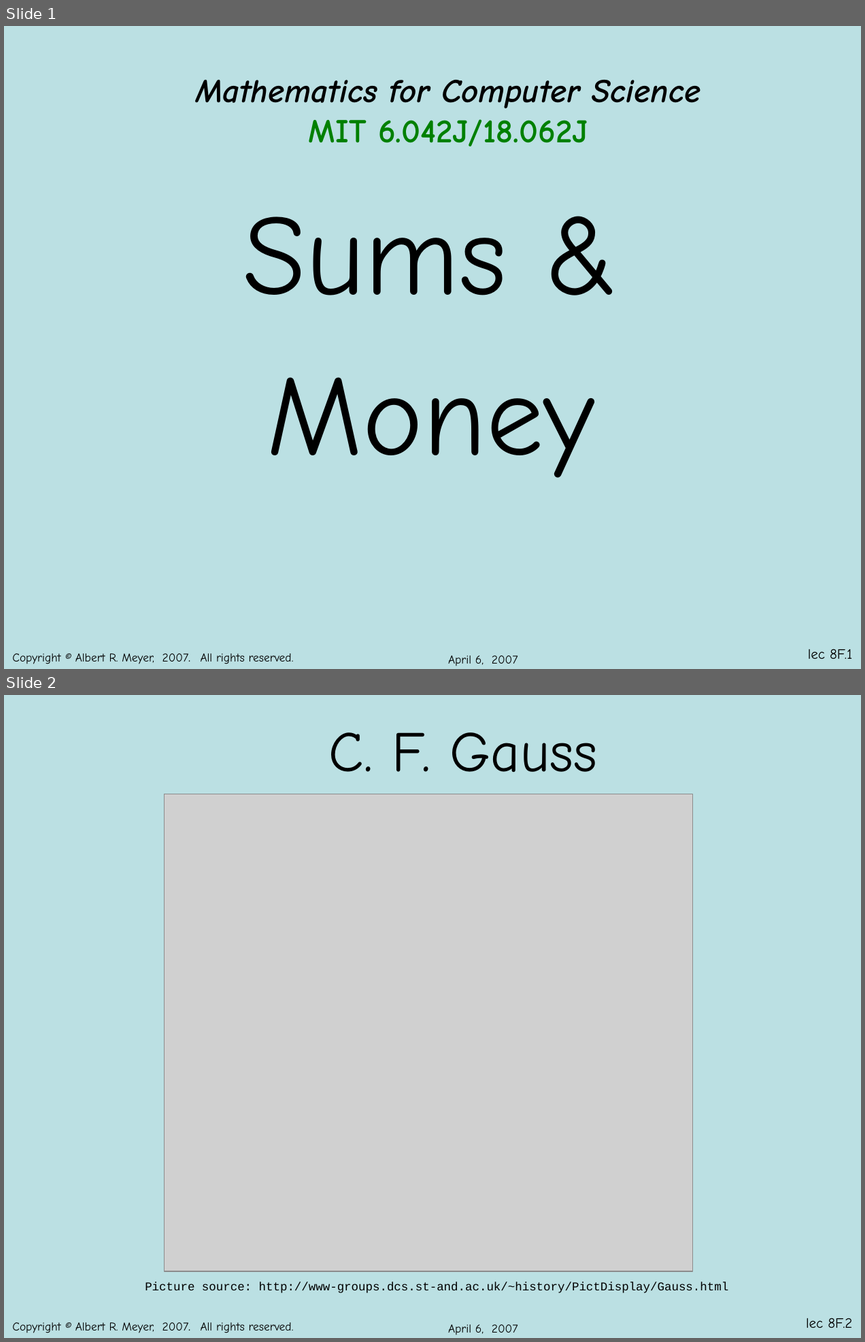
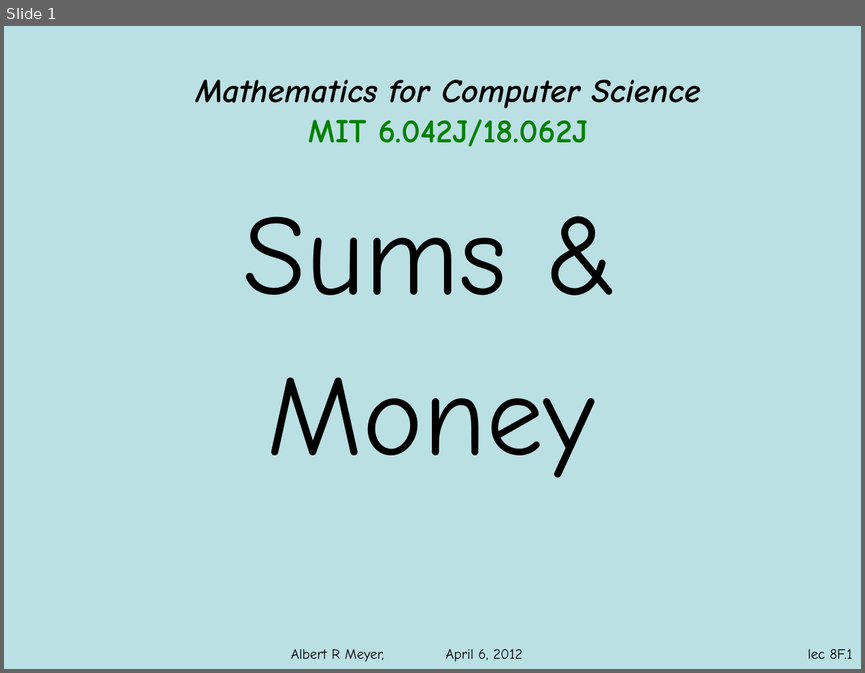
Before and after one commit to armeyer/mcs_web, a slide deck: spring12/slidesS12/arithmetic-geometric-sums.pptx. Shown one above the other, each under a label of ours: slides 1 and 2 before the commit, slide 1 after it. The pictures are 865x1342 and 865x673 pixels, drawn with LibreOffice and Linux fonts; fonts in the diff are those of the drawing; grey boxes stand for pictures; background and template pictures are left out. Boxes give left, top, right and bottom in pixels: in the first picture for what was removed or moved away, otherwise in the second. Text is boxed around its words. In the diff, an @@ line names an element or a change of style, - is before the commit and + after.

```diff
--- a/spring12/slidesS12/arithmetic-geometric-sums.pptx
+++ b/spring12/slidesS12/arithmetic-geometric-sums.pptx
@@ slide 2 removed at [4,695,861,1338], background #BBE0E3; not listed: 2 template elements that a slide beside it also shows @@
@@ title removed at [329,732,597,772] @@
-C. F. Gauss
@@ picture removed at [164,794,692,1272] @@
@@ text removed at [145,1282,729,1293] @@
-Picture source: http://www-groups.dcs.st-and.ac.uk/~history/PictDisplay/Gauss.html
@@ text removed at [448,1324,518,1335] @@
-April 6, 2007
@@ slide 1 changed as well @@
@@ text removed at [12,653,294,664] @@
-Copyright © Albert R. Meyer, 2007. All rights reserved.
@@ text added at [291,648,522,661], 12 pt, text #000000 @@
+Albert R Meyer, April 6, 2012
@@ text removed at [448,655,518,666] @@
-April 6, 2007
```
Also in this commit, not shown: 18 other slides changed, 5 other slides removed, 2 other files.
